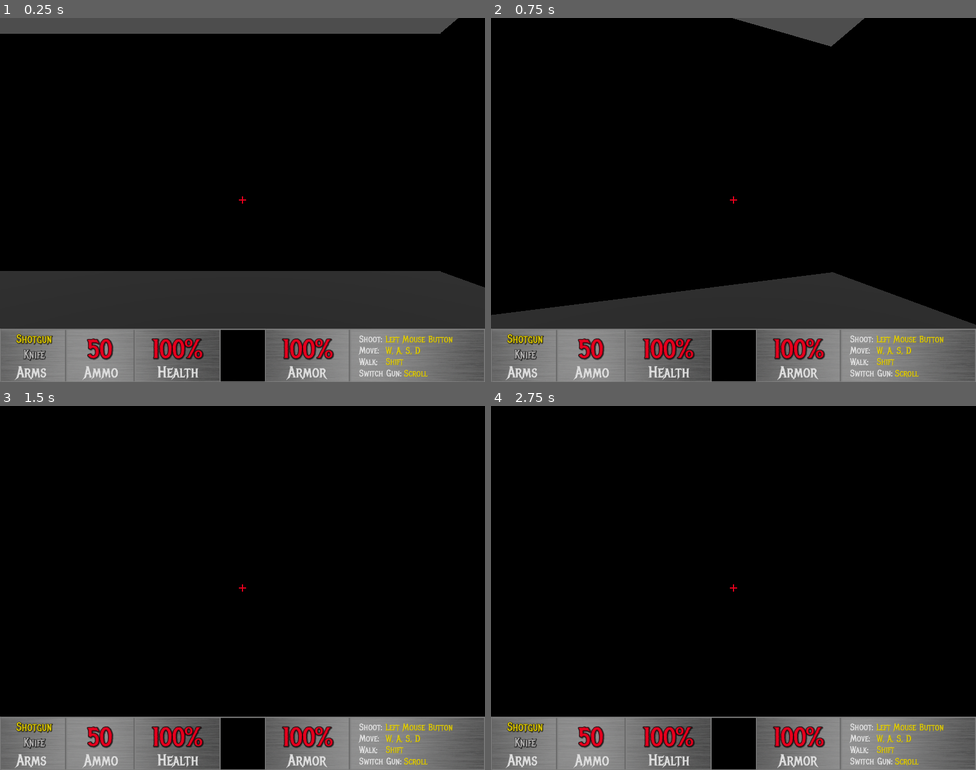
Above: before the commit, frames 1-4 (two rows, left to right).
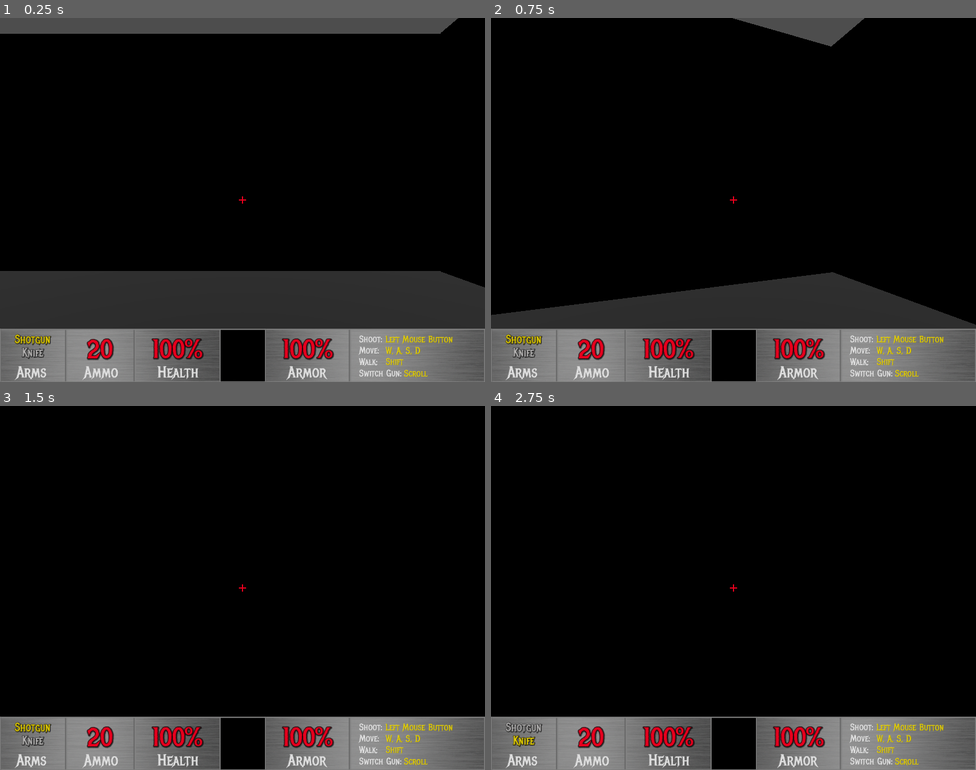
Above: after the commit, the same moments.

Repository: MisterIXI/godot-wildjam-71
Game: Godot game, scene res://scenes/_debug/oli/oli_fps.tscn
Two runs of this game, one before a commit and one after it. Both use one fixed random seed, a clock stepped at 60 frames per second and the inputs below. This scene is started directly instead of the project's main scene.
Inputs (mouse positions are in pixels of both pictures, inside the frame that each line leads up to):
- Up to frame 1 (0.25 s): no input
- Up to frame 2 (0.75 s): tap Enter at 0.5 s; move the mouse to (757, 200) at 0.52 s; hold W (up) from 0.53 s (still down); hold Shift (shift) from 0.53 s (still down)
- Up to frame 3 (1.5 s): keep holding W (up); tap Middle mouse button (mmb, bound only after the commit) at 0.8, 1.35 s; move the mouse to (218, 588) at 1.27 s; release Shift (shift) at 1.28 s
- Up to frame 4 (2.75 s): keep holding W (up); tap Shift (shift) at 1.55 s; tap Space (space) at 2 s; move the mouse to (743, 580) at 2.02 s; hold Shift (shift) from 2.03 s (still down); tap Middle mouse button (mmb, bound only after the commit) at 2.3 s

The runs differ from the first frame. In frame 1, 0.5% of the frame differs, in the area x 3-24%, y 86-95%; in frame 2, 0.5%; in frame 3, 0.5%; in frame 4, 0.5%.

Commit message:
hud represents values in the resource manager

Diff:
--- /dev/null
+++ b/bad-apple/components/fps/fps_change_resource_label.gd
@@ -0,0 +1,60 @@
+class_name FpsChangeResourceLabel
+extends Node
+
+@export_group("Text")
+@export var is_ammo : bool = false
+@export var is_health : bool = false
+@export var is_armor : bool = false
+@export var text_prefix : String = ""
+@export var text_suffix : String = ""
+
+@export_group("Weapon")
+@export var is_shotgun : bool = false
+@export var is_knife : bool = false
+@export var active_theme : LabelSettings = null
+@export var inactive_theme : LabelSettings = null
+
+var _label : Label
+var _resource_manager : FpsResourceManager
+
+func _ready():
+	_label = get_parent()
+	_resource_manager = get_node("%FpsResourceManager")
+
+	if _resource_manager == null:
+		assert(false, str(name) + " has to have a FpsResourceManager in scene. Path: " + str(get_path()))
+		return
+
+	_resource_manager.weapon_changed.connect(_on_weapon_changed)
+	_resource_manager.ammo_changed.connect(_on_ammo_changed)
+	_resource_manager.health_changed.connect(_on_health_changed)
+	_resource_manager.armor_changed.connect(_on_armor_changed)
+
+	_on_weapon_changed(_resource_manager.weapon)
+	_on_ammo_changed(_resource_manager.ammo)
+	_on_health_changed(_resource_manager.health)
+	_on_armor_changed(_resource_manager.armor)
+
+
+func _on_weapon_changed(weapon : FpsResourceManager.WEAPOND_TYPE) -> void:
+	if not is_shotgun and not is_knife:
+		return
+	if (is_shotgun and weapon == FpsResourceManager.WEAPOND_TYPE.SHOTGUN) or (is_knife and weapon == FpsResourceManager.WEAPOND_TYPE.KNIFE):
+		_label.label_settings = active_theme
+		return
+	_label.label_settings = inactive_theme
+
+
+func _on_ammo_changed(ammo : int) -> void:
+	if is_ammo:
+		_label.text = text_prefix + str(ammo) + text_suffix
+
+
+func _on_health_changed(health : int) -> void:
+	if is_health:
+		_label.text = text_prefix + str(health) + text_suffix
+
+
+func _on_armor_changed(armor : int) -> void:
+	if is_armor:
+		_label.text = text_prefix + str(armor) + text_suffix
--- /dev/null
+++ b/bad-apple/components/fps/fps_weapon_changer.gd
@@ -0,0 +1,20 @@
+class_name FpsWeaponChanger
+extends Node
+
+var _resource_manager : FpsResourceManager
+var _next_time : float = 0
+
+func _ready():
+	_resource_manager = get_node("%FpsResourceManager")
+
+
+func _unhandled_input(_event):
+	if Input.is_action_just_pressed("mmb") and _next_time < Time.get_ticks_msec():
+		_next_time = Time.get_ticks_msec() + 100
+		var current_weapon = _resource_manager.get("weapon")
+
+		match current_weapon:
+			FpsResourceManager.WEAPOND_TYPE.SHOTGUN:
+				_resource_manager.set("weapon", FpsResourceManager.WEAPOND_TYPE.KNIFE)
+			FpsResourceManager.WEAPOND_TYPE.KNIFE:
+				_resource_manager.set("weapon", FpsResourceManager.WEAPOND_TYPE.SHOTGUN)
--- a/bad-apple/project.godot
+++ b/bad-apple/project.godot
@@ -98,3 +98,12 @@
 "events": [Object(InputEventKey,"resource_local_to_scene":false,"resource_name":"","device":-1,"window_id":0,"alt_pressed":false,"shift_pressed":false,"ctrl_pressed":false,"meta_pressed":false,"pressed":false,"keycode":0,"physical_keycode":70,"key_label":0,"unicode":102,"echo":false,"script":null)
 ]
 }
+mmb={
+"deadzone": 0.5,
+"events": [Object(InputEventMouseButton,"resource_local_to_scene":false,"resource_name":"","device":-1,"window_id":0,"alt_pressed":false,"shift_pressed":false,"ctrl_pressed":false,"meta_pressed":false,"button_mask":4,"position":Vector2(30, 16),"global_position":Vector2(34, 57),"factor":1.0,"button_index":3,"canceled":false,"pressed":true,"double_click":false,"script":null)
+, Object(InputEventMouseButton,"resource_local_to_scene":false,"resource_name":"","device":-1,"window_id":0,"alt_pressed":false,"shift_pressed":false,"ctrl_pressed":false,"meta_pressed":false,"button_mask":16,"position":Vector2(91, 21),"global_position":Vector2(95, 62),"factor":1.0,"button_index":5,"canceled":false,"pressed":true,"double_click":false,"script":null)
+, Object(InputEventMouseButton,"resource_local_to_scene":false,"resource_name":"","device":-1,"window_id":0,"alt_pressed":false,"shift_pressed":false,"ctrl_pressed":false,"meta_pressed":false,"button_mask":8,"position":Vector2(87, 10),"global_position":Vector2(91, 51),"factor":1.0,"button_index":4,"canceled":false,"pressed":true,"double_click":false,"script":null)
+, Object(InputEventMouseButton,"resource_local_to_scene":false,"resource_name":"","device":-1,"window_id":0,"alt_pressed":false,"shift_pressed":false,"ctrl_pressed":false,"meta_pressed":false,"button_mask":64,"position":Vector2(62, 20),"global_position":Vector2(66, 61),"factor":1.0,"button_index":7,"canceled":false,"pressed":true,"double_click":false,"script":null)
+, Object(InputEventMouseButton,"resource_local_to_scene":false,"resource_name":"","device":-1,"window_id":0,"alt_pressed":false,"shift_pressed":false,"ctrl_pressed":false,"meta_pressed":false,"button_mask":32,"position":Vector2(102, 12),"global_position":Vector2(106, 53),"factor":1.0,"button_index":6,"canceled":false,"pressed":true,"double_click":false,"script":null)
+]
+}
--- a/bad-apple/scenes/_debug/oli/oli_fps.tscn
+++ b/bad-apple/scenes/_debug/oli/oli_fps.tscn
@@ -1,10 +1,13 @@
-[gd_scene load_steps=15 format=3 uid="uid://dxryxu0ghogbv"]
+[gd_scene load_steps=18 format=3 uid="uid://dxryxu0ghogbv"]
 
 [ext_resource type="PackedScene" uid="uid://5rw8e76sa14y" path="res://scenes/fps/character/fps_character.tscn" id="1_yoab8"]
 [ext_resource type="Texture2D" uid="uid://ht358scd52px" path="res://assets/images/fps/fps_hud.png" id="2_mnucw"]
 [ext_resource type="LabelSettings" uid="uid://cwc5q3642qmqo" path="res://resources/fps/fps_hud_numbers.tres" id="3_0c4ru"]
 [ext_resource type="LabelSettings" uid="uid://bk2irodcggxa8" path="res://resources/fps/fps_arms_active.tres" id="4_214vx"]
+[ext_resource type="Script" path="res://components/fps/fps_change_resource_label.gd" id="4_tk4re"]
 [ext_resource type="LabelSettings" uid="uid://q86xmymo8tk6" path="res://resources/fps/fps_arms_inactive.tres" id="5_xw0b7"]
+[ext_resource type="Script" path="res://scenes/fps/character/fps_resource_manager.gd" id="6_ni3hr"]
+[ext_resource type="Script" path="res://components/fps/fps_weapon_changer.gd" id="7_slocy"]
 
 [sub_resource type="BoxShape3D" id="BoxShape3D_mvw6y"]
 size = Vector3(50, 1, 50)
@@ -265,7 +268,7 @@
 size_flags_vertical = 3
 mouse_filter = 2
 
-[node name="TextureRect" type="TextureRect" parent="FpsHud"]
+[node name="Background" type="TextureRect" parent="FpsHud"]
 layout_mode = 1
 anchors_preset = 7
 anchor_left = 0.5
@@ -279,6 +282,99 @@
 grow_vertical = 0
 mouse_filter = 2
 texture = ExtResource("2_mnucw")
+
+[node name="ShotgunLabel" type="Label" parent="FpsHud"]
+layout_mode = 1
+anchors_preset = 7
+anchor_left = 0.5
+anchor_top = 1.0
+anchor_right = 0.5
+anchor_bottom = 1.0
+offset_left = -637.0
+offset_top = -141.0
+offset_right = -469.0
+offset_bottom = -79.0
+grow_horizontal = 2
+grow_vertical = 0
+text = "Shotgun"
+label_settings = ExtResource("4_214vx")
+horizontal_alignment = 1
+vertical_alignment = 1
+
+[node name="FpsChangeResourceLabel" type="Node" parent="FpsHud/ShotgunLabel"]
+script = ExtResource("4_tk4re")
+is_shotgun = true
+active_theme = ExtResource("4_214vx")
+inactive_theme = ExtResource("5_xw0b7")
+
+[node name="KnifeLabel" type="Label" parent="FpsHud"]
+layout_mode = 1
+anchors_preset = 7
+anchor_left = 0.5
+anchor_top = 1.0
+anchor_right = 0.5
+anchor_bottom = 1.0
+offset_left = -638.0
+offset_top = -107.0
+offset_right = -468.0
+offset_bottom = -43.0
+grow_horizontal = 2
+grow_vertical = 0
+text = "Knife"
+label_settings = ExtResource("5_xw0b7")
+horizontal_alignment = 1
+vertical_alignment = 1
+
+[node name="FpsChangeResourceLabel" type="Node" parent="FpsHud/KnifeLabel"]
+script = ExtResource("4_tk4re")
+is_knife = true
+active_theme = ExtResource("4_214vx")
+inactive_theme = ExtResource("5_xw0b7")
+
+[node name="AmmoLabel" type="Label" parent="FpsHud"]
+layout_mode = 1
+anchors_preset = 7
+anchor_left = 0.5
+anchor_top = 1.0
+anchor_right = 0.5
+anchor_bottom = 1.0
+offset_left = -464.0
+offset_top = -139.0
+offset_right = -288.0
+offset_bottom = -31.0
+grow_horizontal = 2
+grow_vertical = 0
+text = "50"
+label_settings = ExtResource("3_0c4ru")
+horizontal_alignment = 1
+vertical_alignment = 1
+
+[node name="FpsChangeResourceLabel" type="Node" parent="FpsHud/AmmoLabel"]
+script = ExtResource("4_tk4re")
+is_ammo = true
+
+[node name="HealthLabel" type="Label" parent="FpsHud"]
+layout_mode = 1
+anchors_preset = 7
+anchor_left = 0.5
+anchor_top = 1.0
+anchor_right = 0.5
+anchor_bottom = 1.0
+offset_left = -283.0
+offset_top = -139.0
+offset_right = -61.0
+offset_bottom = -31.0
+grow_horizontal = 2
+grow_vertical = 0
+text = "100%"
+label_settings = ExtResource("3_0c4ru")
+horizontal_alignment = 1
+vertical_alignment = 1
+
+[node name="FpsChangeResourceLabel" type="Node" parent="FpsHud/HealthLabel"]
+script = ExtResource("4_tk4re")
+is_health = true
+text_suffix = "%"
 
 [node name="ArmorLabel" type="Label" parent="FpsHud"]
 layout_mode = 1
@@ -298,77 +394,10 @@
 horizontal_alignment = 1
 vertical_alignment = 1
 
-[node name="HealthLabel" type="Label" parent="FpsHud"]
-layout_mode = 1
-anchors_preset = 7
-anchor_left = 0.5
-anchor_top = 1.0
-anchor_right = 0.5
-anchor_bottom = 1.0
-offset_left = -283.0
-offset_top = -139.0
-offset_right = -61.0
-offset_bottom = -31.0
-grow_horizontal = 2
-grow_vertical = 0
-text = "100%"
-label_settings = ExtResource("3_0c4ru")
-horizontal_alignment = 1
-vertical_alignment = 1
-
-[node name="AmmoLabel" type="Label" parent="FpsHud"]
-layout_mode = 1
-anchors_preset = 7
-anchor_left = 0.5
-anchor_top = 1.0
-anchor_right = 0.5
-anchor_bottom = 1.0
-offset_left = -464.0
-offset_top = -139.0
-offset_right = -288.0
-offset_bottom = -31.0
-grow_horizontal = 2
-grow_vertical = 0
-text = "50"
-label_settings = ExtResource("3_0c4ru")
-horizontal_alignment = 1
-vertical_alignment = 1
-
-[node name="ShotgunLabel" type="Label" parent="FpsHud"]
-layout_mode = 1
-anchors_preset = 7
-anchor_left = 0.5
-anchor_top = 1.0
-anchor_right = 0.5
-anchor_bottom = 1.0
-offset_left = -623.0
-offset_top = -139.0
-offset_right = -475.0
-offset_bottom = -84.0
-grow_horizontal = 2
-grow_vertical = 0
-text = "Shotgun"
-label_settings = ExtResource("4_214vx")
-horizontal_alignment = 1
-vertical_alignment = 1
-
-[node name="KnifeLabel" type="Label" parent="FpsHud"]
-layout_mode = 1
-anchors_preset = 7
-anchor_left = 0.5
-anchor_top = 1.0
-anchor_right = 0.5
-anchor_bottom = 1.0
-offset_left = -623.0
-offset_top = -98.0
-offset_right = -475.0
-offset_bottom = -43.0
-grow_horizontal = 2
-grow_vertical = 0
-text = "Knife"
-label_settings = ExtResource("5_xw0b7")
-horizontal_alignment = 1
-vertical_alignment = 1
+[node name="FpsChangeResourceLabel" type="Node" parent="FpsHud/ArmorLabel"]
+script = ExtResource("4_tk4re")
+is_armor = true
+text_suffix = "%"
 
 [node name="Crossair" type="Control" parent="FpsHud"]
 layout_mode = 1
@@ -448,3 +477,10 @@
 grow_vertical = 2
 mouse_filter = 2
 color = Color(0.901961, 0, 0.113725, 1)
+
+[node name="FpsResourceManager" type="Node" parent="."]
+unique_name_in_owner = true
+script = ExtResource("6_ni3hr")
+
+[node name="FpsWeaponChanger" type="Node" parent="."]
+script = ExtResource("7_slocy")
--- /dev/null
+++ b/bad-apple/scenes/fps/character/fps_resource_manager.gd
@@ -0,0 +1,38 @@
+class_name FpsResourceManager
+extends Node
+
+enum WEAPOND_TYPE {SHOTGUN, KNIFE}
+
+@export var weapon : WEAPOND_TYPE = WEAPOND_TYPE.SHOTGUN:
+	get:
+		return weapon
+	set(value):
+		weapon = value
+		weapon_changed.emit(weapon)
+
+@export var ammo : int = 20:
+	get:
+		return ammo
+	set(value):
+		ammo = value
+		ammo_changed.emit(ammo)
+
+@export var health : int = 100:
+	get:
+		return health
+	set(value):
+		health = value
+		health_changed.emit(health)
+
+@export var armor : int = 100:
+	get:
+		return armor
+	set(value):
+		armor = value
+		armor_changed.emit(armor)
+
+
+signal weapon_changed(weapon : WEAPOND_TYPE)
+signal ammo_changed(ammo : int)
+signal health_changed(health : int)
+signal armor_changed(armor : int)
